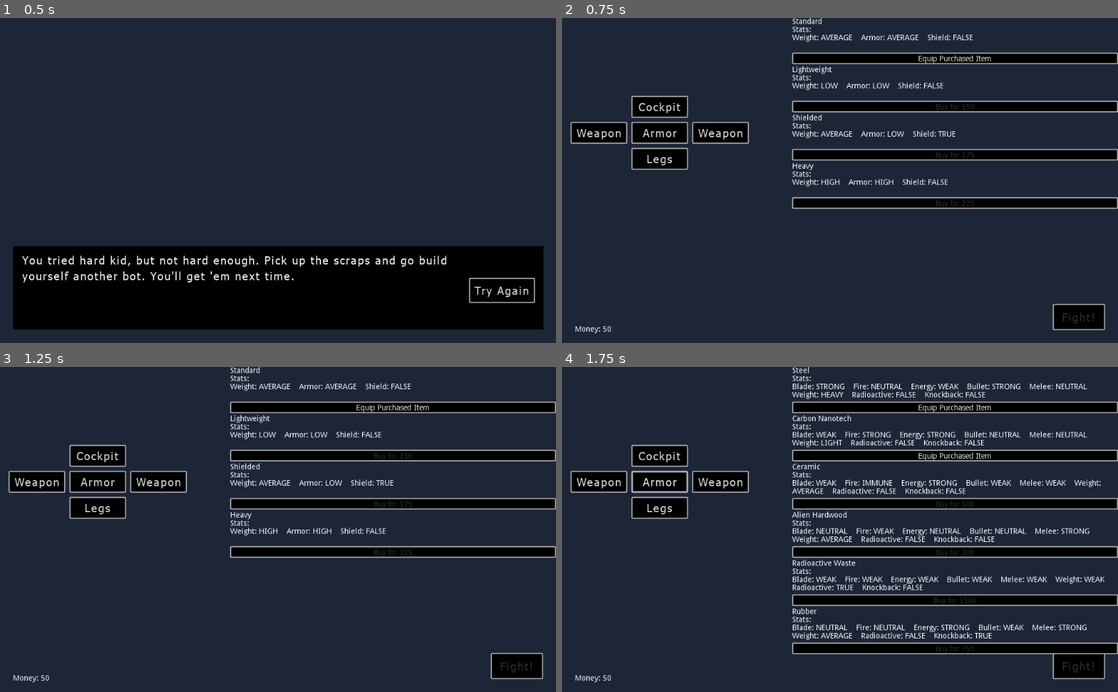
Above: before the commit, frames 1-4 (two rows, left to right).
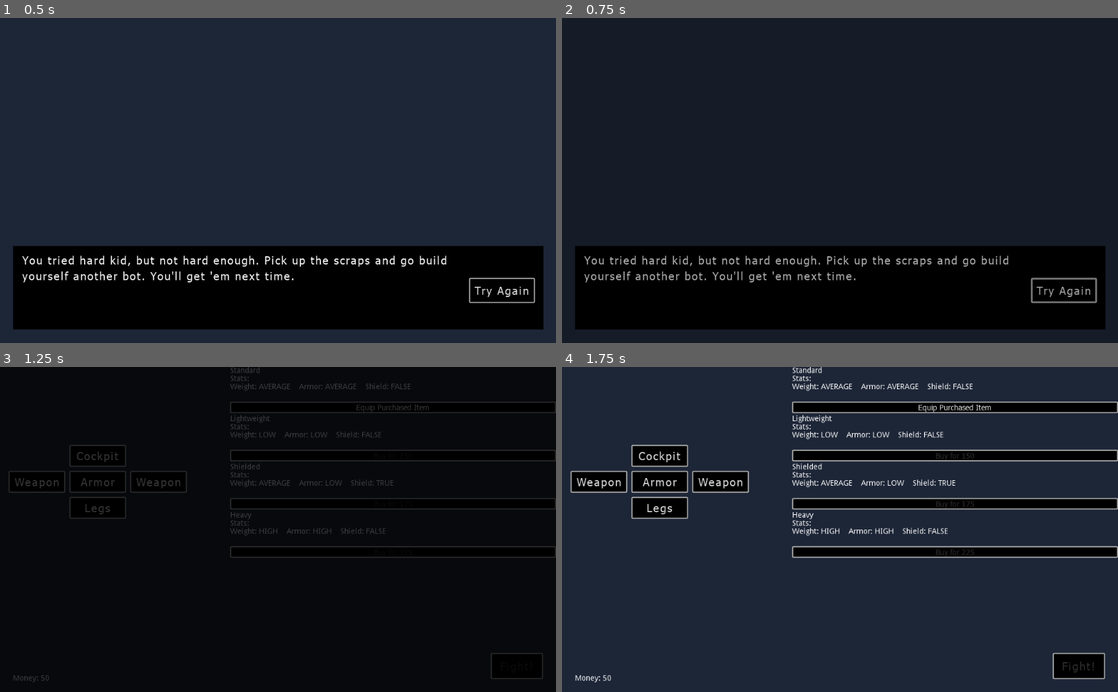
Above: after the commit, the same moments.

Repository: game-workers-cooperative/mechjam
Game: Godot game, scene res://scenes/GameOver/GameOver.tscn
Two runs of this game, one before a commit and one after it. Both use one fixed random seed, a clock stepped at 60 frames per second and the inputs below. This scene is started directly instead of the project's main scene.
Inputs:
- Up to frame 1 (0.5 s): no input
- Up to frame 2 (0.75 s): click "Try Again" at 0.5 s
- Up to frame 3 (1.25 s): no input
- Up to frame 4 (1.75 s): click "Armor" at 1.25 s

Frame 1 is identical in both runs. In frame 2, 38% of the frame differs, in the area x 1-100%, y 0-98%; in frame 3, 91%, in the area x 0-100%, y 0-100%; in frame 4, 10%.

Commit message:
clicks and more money per round
- adding background music to the shop
- adding click sound to all buttons
- increasing amount of money earned per round
- merging in nick's changes
- added scene transitions for win/lose scenes

Diff:
--- a/global.gd
+++ b/global.gd
@@ -3,6 +3,7 @@
 var initial_money = 50
 var money = initial_money
 var enemy_money = initial_money
+var rounds = 1
 
 var initial_store = {
 	'bought': {
--- a/objects/equipment/weapon.gd
+++ b/objects/equipment/weapon.gd
@@ -14,24 +14,41 @@
 
 func aim(grid_pos,facing):
 	var hitsquares = []
-	match(facing):
-		Vector2.UP:
-			for ndx in range(1,stats['range']):
-				for spreadIndex in range(-stats['spread']*stats['range'],stats['spread']*stats['range']):
-					hitsquares.append(Vector2(grid_pos.x+spreadIndex,grid_pos.y+ndx))
-		Vector2.DOWN:
-			for ndx in range(1,stats['range']):
-				for spreadIndex in range(-stats['spread']*stats['range'],stats['spread']*stats['range']):
-					hitsquares.append(Vector2(grid_pos.x+spreadIndex,grid_pos.y-ndx))
-		Vector2.LEFT:
-			for ndx in range(1,stats['range']):
-				for spreadIndex in range(-stats['spread']*stats['range'],stats['spread']*stats['range']):
-					hitsquares.append(Vector2(grid_pos.x-ndx,grid_pos.y+spreadIndex))
-		Vector2.RIGHT:
-			for ndx in range(1,stats['range']):
-				for spreadIndex in range(-stats['spread']*stats['range'],stats['spread']*stats['range']):
-					hitsquares.append(Vector2(grid_pos.x+ndx,grid_pos.y+spreadIndex))
-	return hitsquares
+
+	if stats['spread']==1:
+		match(facing):
+			Vector2(0,-1):
+				for ndx in range(1,stats['range']):
+					hitsquares.append(Vector2(grid_pos.x,grid_pos.y-ndx))
+			Vector2(0,1):
+				for ndx in range(1,stats['range']):
+					hitsquares.append(Vector2(grid_pos.x,grid_pos.y+ndx))
+			Vector2(-1,0):
+				for ndx in range(1,stats['range']):
+					hitsquares.append(Vector2(grid_pos.x-ndx,grid_pos.y))
+			Vector2(1,0):
+				for ndx in range(1,stats['range']):
+					hitsquares.append(Vector2(grid_pos.x+ndx,grid_pos.y))
+		return hitsquares
+	else:
+		match(facing):
+			Vector2(0,-1):
+				for ndx in range(1,stats['range']):
+					for spreadIndex in range(-ndx,ndx):
+						hitsquares.append(Vector2(grid_pos.x+spreadIndex,grid_pos.y-ndx))
+			Vector2(0,1):
+				for ndx in range(1,stats['range']):
+					for spreadIndex in range(-ndx,ndx):
+						hitsquares.append(Vector2(grid_pos.x+spreadIndex,grid_pos.y+ndx))
+			Vector2(-1,0):
+				for ndx in range(1,stats['range']):
+					for spreadIndex in range(-ndx,ndx):
+						hitsquares.append(Vector2(grid_pos.x-ndx,grid_pos.y+spreadIndex))
+			Vector2(1,0):
+				for ndx in range(1,stats['range']):
+					for spreadIndex in range(-ndx,ndx):
+						hitsquares.append(Vector2(grid_pos.x+ndx,grid_pos.y+spreadIndex))
+		return hitsquares
 
 func attack(grid_pos,facing):
 	var hitsquares = []
@@ -39,25 +56,7 @@
 	var hitpercent = randf()
 	if hitpercent > stats['hitPercent']:
 		return ['miss',[],stats['damage'],0]
-
-	match(facing):
-		Vector2.UP:
-			for ndx in range(1,stats['range']):
-				for spreadIndex in range(-stats['spread']*stats['range'],stats['spread']*stats['range']):
-					hitsquares.append(Vector2(grid_pos.x+spreadIndex,grid_pos.y+ndx))
-		Vector2.DOWN:
-			for ndx in range(1,stats['range']):
-				for spreadIndex in range(-stats['spread']*stats['range'],stats['spread']*stats['range']):
-					hitsquares.append(Vector2(grid_pos.x+spreadIndex,grid_pos.y-ndx))
-		Vector2.LEFT:
-			for ndx in range(1,stats['range']):
-				for spreadIndex in range(-stats['spread']*stats['range'],stats['spread']*stats['range']):
-					hitsquares.append(Vector2(grid_pos.x-ndx,grid_pos.y+spreadIndex))
-		Vector2.RIGHT:
-			for ndx in range(1,stats['range']):
-				for spreadIndex in range(-stats['spread']*stats['range'],stats['spread']*stats['range']):
-					hitsquares.append(Vector2(grid_pos.x+ndx,grid_pos.y+spreadIndex))
-
+	hitsquares = aim(Vector2(grid_pos.x,grid_pos.z),facing)
 	# make sure to not hit the mech that used the weapon
 	var index = hitsquares.find(Vector2(grid_pos.x, grid_pos.z))
 	if index > -1:
--- a/objects/ui/CommandButton.gd
+++ b/objects/ui/CommandButton.gd
@@ -11,4 +11,5 @@
 	self.connect("pressed", self, "_on_pressed")
 
 func _on_pressed():
+	get_parent().get_parent().get_parent().find_node('Click').play()
 	emit_signal("command_selected", self)
--- a/objects/ui/SceneSwitcher.gd
+++ b/objects/ui/SceneSwitcher.gd
@@ -8,6 +8,8 @@
 	if err: print(err)
 
 func _on_pressed():
-#	var err = get_tree().change_scene(target_scene)
-#	if err: print(err)
+	# play the click noise
+	var player = self.get_parent().find_node('Click')
+	player.play()
+
 	Global.transition(get_tree().current_scene, target_scene, 1, Color.black)
--- a/scenes/Battlefield/Battlefield.tscn
+++ b/scenes/Battlefield/Battlefield.tscn
@@ -11,6 +11,7 @@
 [ext_resource path="res://assets/fbx/StandIn_BarrelObstacle.fbx" type="PackedScene" id=9]
 [ext_resource path="res://theme/mechjam_smol.tres" type="Theme" id=10]
 [ext_resource path="res://theme/mechjam.tres" type="Theme" id=11]
+[ext_resource path="res://assets/audio/effects/click.wav" type="AudioStream" id=12]
 [ext_resource path="res://objects/ui/CommandButton.gd" type="Script" id=13]
 [ext_resource path="res://assets/fbx/StandIn_InnerCornerTile.fbx" type="PackedScene" id=14]
 [ext_resource path="res://assets/fbx/StandIn_BasicCornerTile.fbx" type="PackedScene" id=15]
@@ -361,4 +362,7 @@
 
 [node name="Flamethrower" type="AudioStreamPlayer" parent="."]
 stream = ExtResource( 28 )
+
+[node name="Click" type="AudioStreamPlayer" parent="."]
+stream = ExtResource( 12 )
 [connection signal="pressed" from="HUD/StartBtn" to="." method="_on_StartBtn_pressed"]
--- a/scenes/Battlefield/load.gd
+++ b/scenes/Battlefield/load.gd
@@ -150,6 +150,7 @@
 
 # Removes the command from the editor and list
 func _on_block_selected(block):
+	find_node('Click').play()
 	commands.remove(block.index)
 	block.queue_free()
 	check_block_index()
@@ -248,6 +249,7 @@
 
 # Executes the commands(Starts Battle Phase)
 func _on_StartBtn_pressed() -> void:
+	find_node('Click').play()
 	if commands.size() <= 0: return
 	calculate_enemy_action(enemy)
 	execute_commands()
--- a/scenes/GameOver/GameOver.tscn
+++ b/scenes/GameOver/GameOver.tscn
@@ -1,9 +1,10 @@
-[gd_scene load_steps=5 format=2]
+[gd_scene load_steps=6 format=2]
 
 [ext_resource path="res://assets/fonts/tahoma.tres" type="DynamicFont" id=1]
 [ext_resource path="res://scenes/GameOver/TryAgainButton.gd" type="Script" id=2]
 [ext_resource path="res://assets/audio/songs/Dellic - Space Soul - 102 (mastered).wav" type="AudioStream" id=3]
 [ext_resource path="res://theme/mechjam.tres" type="Theme" id=4]
+[ext_resource path="res://assets/audio/effects/click.wav" type="AudioStream" id=5]
 
 [node name="Control" type="Control"]
 anchor_right = 1.0
@@ -55,6 +56,9 @@
 }
 target_scene = "res://scenes/StoreUI.tscn"
 
-[node name="AudioStreamPlayer" type="AudioStreamPlayer" parent="."]
+[node name="BackgroundMusic" type="AudioStreamPlayer" parent="."]
 stream = ExtResource( 3 )
 autoplay = true
+
+[node name="Click" type="AudioStreamPlayer" parent="."]
+stream = ExtResource( 5 )
--- a/scenes/GameOver/TryAgainButton.gd
+++ b/scenes/GameOver/TryAgainButton.gd
@@ -11,6 +11,8 @@
 	Global.money = Global.initial_money
 	Global.store = Global.initial_store
 
+	# play the sound
+	get_parent().find_node('Click').play()
+
 	# switch scene
-	var err = get_tree().change_scene(target_scene)
-	if err: print(err)
+	Global.transition(get_tree().current_scene, target_scene, 1, Color.black)
--- a/scenes/Menus/Credits.gd
+++ b/scenes/Menus/Credits.gd
@@ -6,6 +6,10 @@
 	if err: print(err)
 
 func _on_pressed():
+	# play the click noise
+	var player = self.get_parent().find_node('Click')
+	player.play()
+
 	var parent = get_parent()
 	var screen1 = parent.find_node('Screen1')
 	var screen2 = parent.find_node('Screen2')
--- a/scenes/Menus/Menus.tscn
+++ b/scenes/Menus/Menus.tscn
@@ -12,6 +12,7 @@
 [ext_resource path="res://scenes/Menus/Credits.gd" type="Script" id=10]
 [ext_resource path="res://assets/texture/title.PNG" type="Texture" id=11]
 [ext_resource path="res://theme/mechjam.tres" type="Theme" id=12]
+[ext_resource path="res://assets/audio/effects/click.wav" type="AudioStream" id=13]
 
 [node name="Control" type="Control"]
 anchor_right = 1.0
@@ -296,3 +297,6 @@
 __meta__ = {
 "_edit_use_anchors_": false
 }
+
+[node name="Click" type="AudioStreamPlayer" parent="."]
+stream = ExtResource( 13 )
--- a/scenes/Menus/Next Button.gd
+++ b/scenes/Menus/Next Button.gd
@@ -6,6 +6,10 @@
 	if err: print(err)
 
 func _on_pressed():
+	# play the click noise
+	var player = self.get_parent().find_node('Click')
+	player.play()
+
 	var parent = get_parent()
 	var screen1 = parent.find_node('Screen1')
 	var screen2 = parent.find_node('Screen2')
--- a/scenes/Menus/Skip Intro Button.gd
+++ b/scenes/Menus/Skip Intro Button.gd
@@ -6,6 +6,10 @@
 	if err: print(err)
 
 func _on_pressed():
+	# play the click noise
+	var player = self.get_parent().find_node('Click')
+	player.play()
+
 	var parent = get_parent()
 	var screen1 = parent.find_node('Screen1')
 	var screen2 = parent.find_node('Screen2')
--- a/scenes/StoreUI.gd
+++ b/scenes/StoreUI.gd
@@ -1,22 +1,25 @@
 extends Node
+
+onready var global = get_node("/root/Global")
+var player
 
 func _ready():
 	_populate_store('cockpit')
 	$ColorRect/FightButton.disabled = true
-
-onready var global = get_node("/root/Global")
+	player = self.find_node('Click')
 
 func _clear_store():
 	for child in $StoreMarginContainer.get_children():
 		$StoreMarginContainer.remove_child(child)
 
 func _equip_button_pressed(name,type):
+	# play the click noise
+	player.play()
+
 	global.store['equipped'][type] = name
 	_populate_store(type)
 
 func check_equipment():
-	print(Global.store['equipped'])
-
 	for item in ['armor','cockpit','leg']:
 		if Global.store['equipped'][item] == 'none':
 			return false
@@ -25,11 +28,17 @@
 	$ColorRect/FightButton.disabled = false
 
 func _equip_weapon_button_pressed(name,type,index):
+	# play the click noise
+	player.play()
+
 	global.store['equipped'][type][index] = name
 	check_equipment()
 	_populate_store(type)
 
 func _buy_button_pressed(store,equip,type,cost):
+	# play the click noise
+	player.play()
+
 	store[equip] = true
 	if(Global.money - cost >= 0):
 		Global.money -= cost
@@ -122,15 +131,27 @@
 			$StoreMarginContainer.add_child(itemButton)
 
 func _on_CockpitButton_pressed():
+	# play the click noise
+	player.play()
+
 	_populate_store("cockpit")
 
 func _on_ArmorButton_pressed():
+	# play the click noise
+	player.play()
+
 	_populate_store("armor")
 
 func _on_WeaponButton_pressed():
+	# play the click noise
+	player.play()
+
 	_populate_store("weapon")
 
 func _on_LegsButton_pressed():
+	# play the click noise
+	player.play()
+
 	_populate_store("leg")
 
 func _process(_delta):
--- a/scenes/StoreUI.tscn
+++ b/scenes/StoreUI.tscn
@@ -1,9 +1,11 @@
-[gd_scene load_steps=5 format=2]
+[gd_scene load_steps=7 format=2]
 
 [ext_resource path="res://scenes/StoreUI.gd" type="Script" id=1]
 [ext_resource path="res://objects/ui/SceneSwitcher.gd" type="Script" id=2]
 [ext_resource path="res://theme/mechjam.tres" type="Theme" id=3]
 [ext_resource path="res://theme/mechjam_smol.tres" type="Theme" id=4]
+[ext_resource path="res://assets/audio/songs/Atmosphere_-_Droid_Factory.ogg" type="AudioStream" id=5]
+[ext_resource path="res://assets/audio/effects/click.wav" type="AudioStream" id=6]
 
 [node name="StoreUI" type="Node"]
 script = ExtResource( 1 )
@@ -102,6 +104,13 @@
 __meta__ = {
 "_edit_use_anchors_": false
 }
+
+[node name="BackgroundMusic" type="AudioStreamPlayer" parent="."]
+stream = ExtResource( 5 )
+autoplay = true
+
+[node name="Click" type="AudioStreamPlayer" parent="."]
+stream = ExtResource( 6 )
 [connection signal="pressed" from="ColorRect/ArmorButton" to="." method="_on_ArmorButton_pressed"]
 [connection signal="pressed" from="ColorRect/WeaponButton" to="." method="_on_WeaponButton_pressed"]
 [connection signal="pressed" from="ColorRect/Weapon2Button" to="." method="_on_WeaponButton_pressed"]
--- a/scenes/Victory/GoToStoreButton.gd
+++ b/scenes/Victory/GoToStoreButton.gd
@@ -9,7 +9,13 @@
 	if err: print(err)
 
 func _on_pressed():
-	Global.money += 100
-	Global.enemy_money += 100
-	var err = get_tree().change_scene(target_scene)
-	if err: print(err)
+	# give player and enemy money to play with
+	Global.rounds += 1
+	Global.money += 100 * Global.rounds
+	Global.enemy_money += 100 * Global.rounds
+
+	# play the sound
+	get_parent().find_node('Click').play()
+
+	# change the scene
+	Global.transition(get_tree().current_scene, target_scene, 1, Color.black)
--- a/scenes/Victory/Victory.tscn
+++ b/scenes/Victory/Victory.tscn
@@ -1,9 +1,10 @@
-[gd_scene load_steps=5 format=2]
+[gd_scene load_steps=6 format=2]
 
 [ext_resource path="res://assets/fonts/tahoma.tres" type="DynamicFont" id=1]
 [ext_resource path="res://scenes/Victory/GoToStoreButton.gd" type="Script" id=2]
 [ext_resource path="res://assets/audio/songs/Dellic - Space Soul - 102 (mastered).wav" type="AudioStream" id=3]
 [ext_resource path="res://theme/mechjam.tres" type="Theme" id=4]
+[ext_resource path="res://assets/audio/effects/click.wav" type="AudioStream" id=5]
 
 [node name="Control" type="Control"]
 anchor_right = 1.0
@@ -57,6 +58,9 @@
 }
 target_scene = "res://scenes/StoreUI.tscn"
 
-[node name="AudioStreamPlayer" type="AudioStreamPlayer" parent="."]
+[node name="BackgroundMusic" type="AudioStreamPlayer" parent="."]
 stream = ExtResource( 3 )
 autoplay = true
+
+[node name="Click" type="AudioStreamPlayer" parent="."]
+stream = ExtResource( 5 )
Not shown, added: assets/audio/effects/click.wav.import
Not shown, added: assets/audio/songs/Atmosphere_-_Droid_Factory.ogg.import
Not shown: 1 places in scenes/Battlefield/Battlefield.tscn that only renumber resources
Not shown: 1 places in scenes/Menus/Menus.tscn that only renumber resources
Not shown, added: assets/audio/effects/click.mp3
Not shown, added: assets/audio/effects/click.wav
Not shown, added: assets/audio/songs/Atmosphere_-_Droid_Factory.ogg
